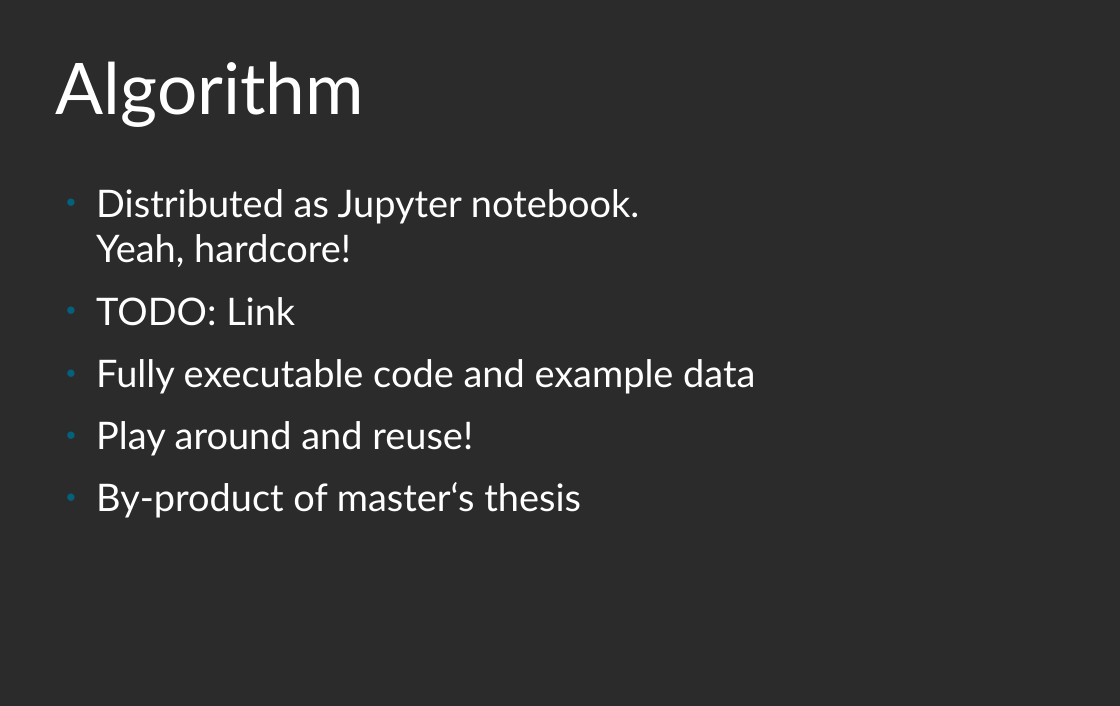
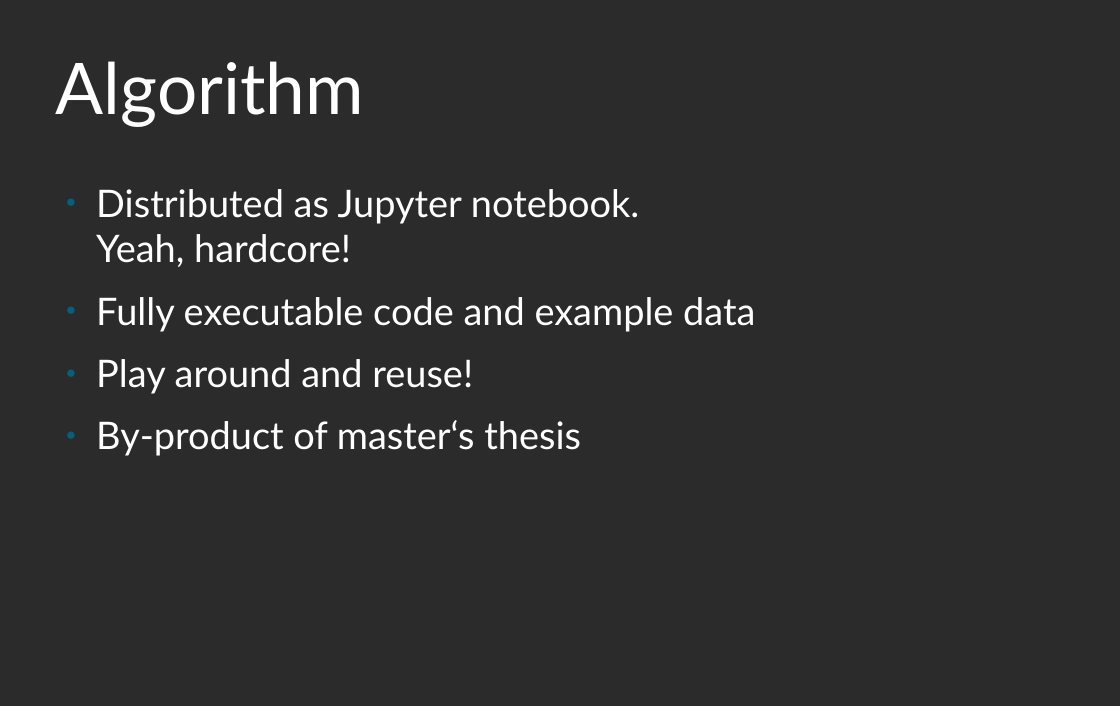
Before and after one commit to roskakori/talks, a slide deck: slide 11 of pydays/analyzing_natural_language_feedback_using_python/Analyzing natural language feedback using Python.odp. Drawn at 1120x706 pixels with LibreOffice and Linux fonts; fonts in the diff are those of the drawing; background and template pictures are left out; a plain dark background stands for a picture behind light text. Boxes give left, top, right and bottom in pixels: in the first picture for what was removed or moved away, otherwise in the second. Text is boxed around its words. In the diff, an @@ line names an element or a change of style, - is before the commit and + after.

Commit message:
Added links between slides and notebook.

```diff
--- a/pydays/analyzing_natural_language_feedback_using_python/Analyzing natural language feedback using Python.odp
+++ b/pydays/analyzing_natural_language_feedback_using_python/Analyzing natural language feedback using Python.odp
@@ text at (96,297,295,326): paragraph removed @@
-● TODO: Link
```
Also in this commit, not shown: 1 other file.
